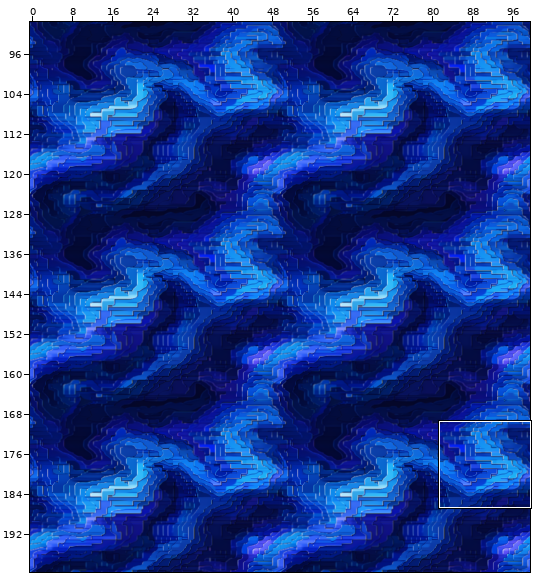
Two versions of a level (Tiled map, src/assets/tilesets/level1.tmx). Above: a wide view before the commit, with the close-up outlined.
Close-up. Before:
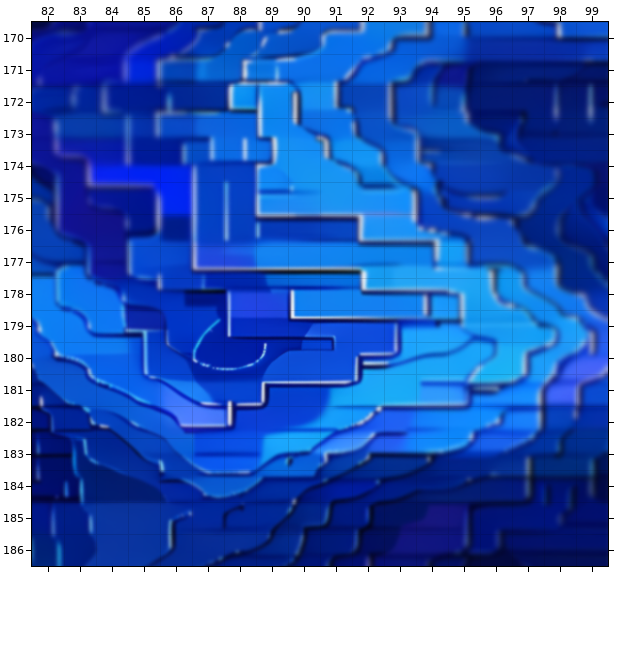
Cells are 32x32 px. Shown: x 82..99, y 170..186. The commit also changed other parts of the map, which this record leaves out.
After:
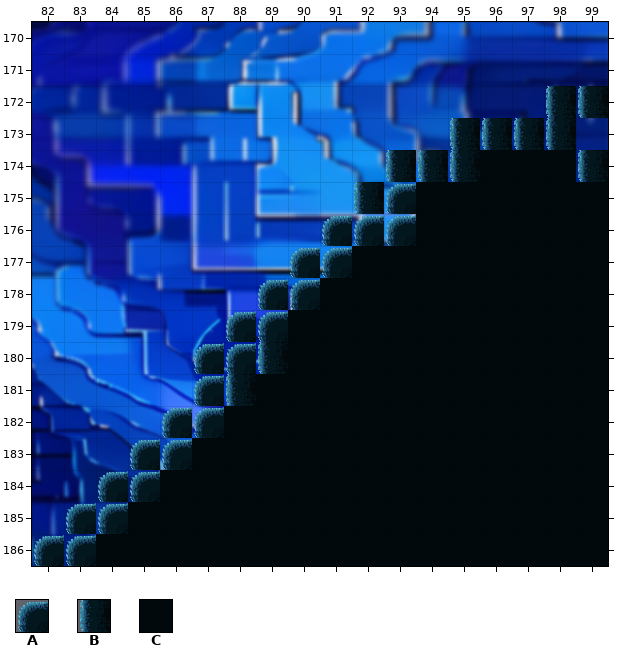
Key: from "black_and_blue": A 102, B 118, C 119.
_ is an empty cell, . an unchanged one.
Change:
--- layer "Obstacles"
@@ x 82..99 @@
-172 ................__
-173 .............____.
-174 ..........._______
-175 ..........________
-176 ........._________
-177 ........__________
-178 .......___________
-179 ......____________
-180 ....._____________
-181 ....._____________
-182 ....______________
-183 ..._______________
-184 ..________________
-185 ._________________
-186 __________________
+172 ................BB
+173 .............BBBB.
+174 ...........BBBCCCB
+175 ..........BACCCCCC
+176 .........AAACCCCCC
+177 ........AACCCCCCCC
+178 .......AACCCCCCCCC
+179 ......AACCCCCCCCCC
+180 .....AABCCCCCCCCCC
+181 .....ABCCCCCCCCCCC
+182 ....AACCCCCCCCCCCC
+183 ...AACCCCCCCCCCCCC
+184 ..AACCCCCCCCCCCCCC
+185 .AACCCCCCCCCCCCCCC
+186 AACCCCCCCCCCCCCCCC
Pixel boxes of the changes (left, top, right, bottom) in both close-ups:
added: (34, 86, 608, 566)
